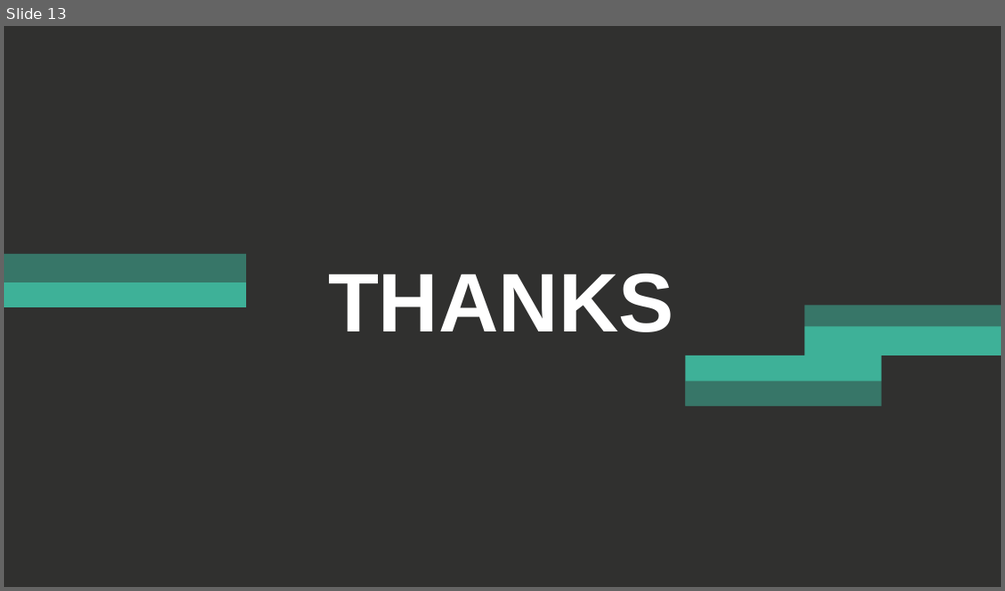
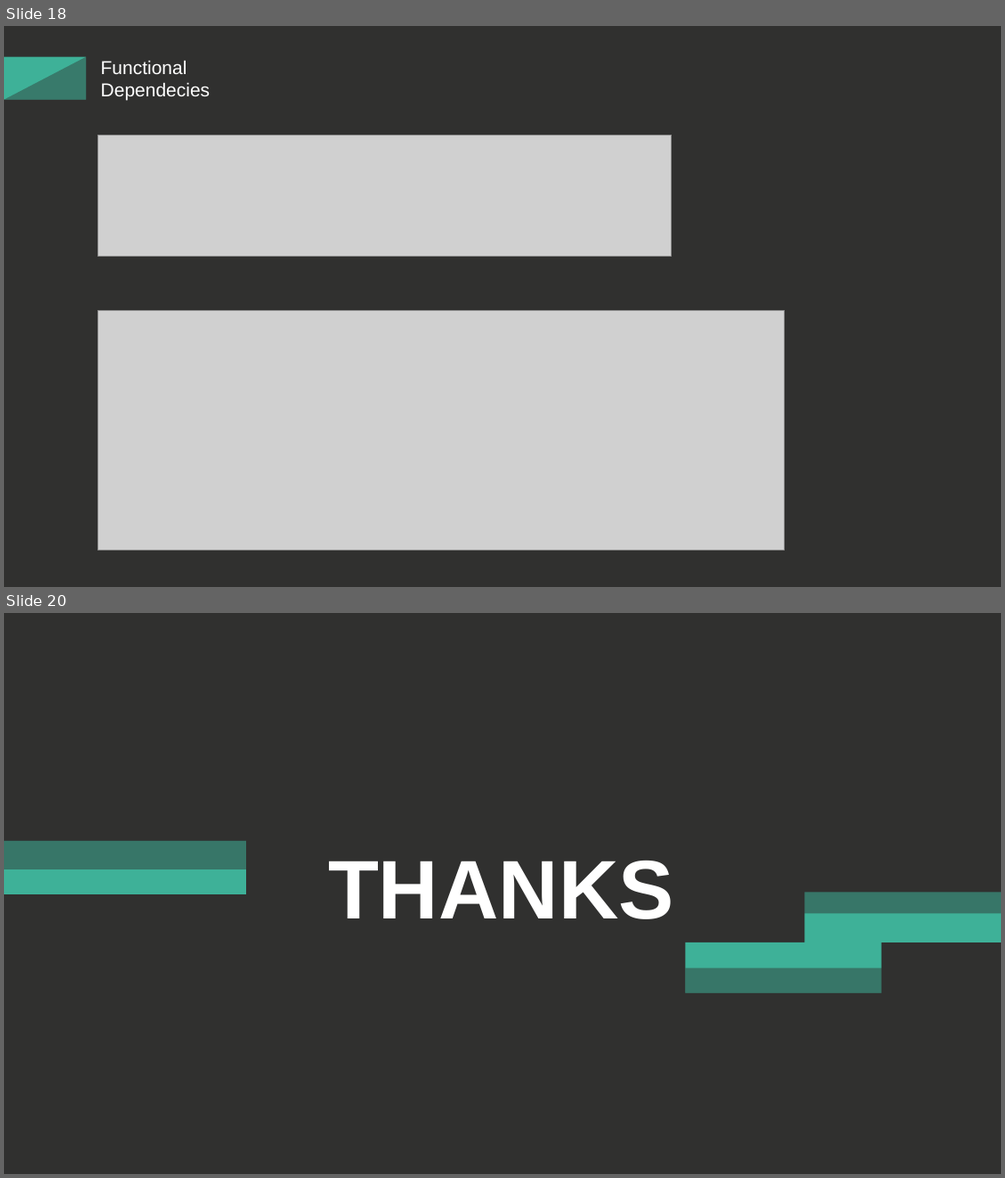
Before and after one commit to 13urgerKing/109-1DBMS, a slide deck: 109-1資料庫系統報告.pptx. Shown one above the other, each under a label of ours: slide 13 before the commit, slides 18 and 20 after it; the slides between them are not shown. The pictures are 1005x591 and 1005x1178 pixels, drawn with LibreOffice and Linux fonts; fonts in the diff are those of the drawing; grey boxes stand for pictures. Boxes give left, top, right and bottom in pixels: in the first picture for what was removed or moved away, otherwise in the second. Text is boxed around its words. In the diff, an @@ line names an element or a change of style, - is before the commit and + after.

```diff
--- a/109-1資料庫系統報告.pptx
+++ b/109-1資料庫系統報告.pptx
@@ slide 18 added at box(4, 26, 1001, 587), background #30302F @@
@@ rectangle added at box(4, 56, 86, 99), fill #3EB198 @@
@@ right triangle added at box(4, 56, 86, 99), fill #30302F at 42% opacity @@
@@ text added at box(101, 60, 210, 100), 18 pt, text #FFFFFF @@
+Functional
+Dependecies
@@ picture added at box(97, 135, 671, 257) @@
@@ picture added at box(97, 310, 784, 549) @@
@@ what was slide 13 is now slide 20 @@
```
Also in this commit, not shown: 10 slides changed, 8 other slides added, 2 slides removed.
